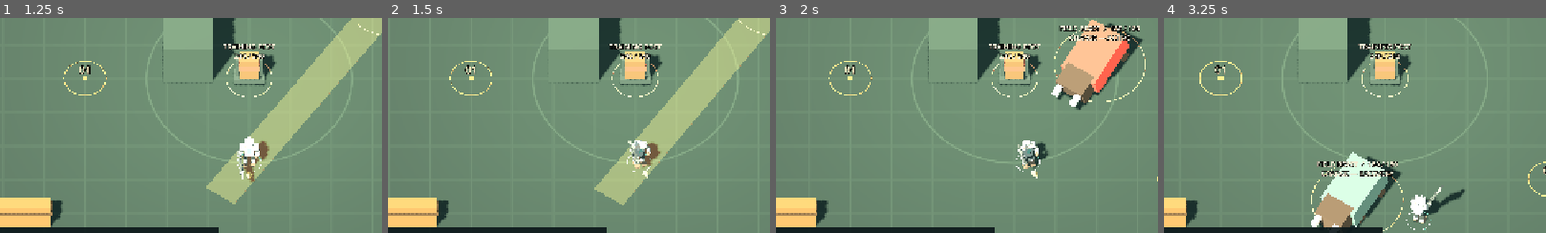
Above: before the commit, frames 1-4 (left to right).
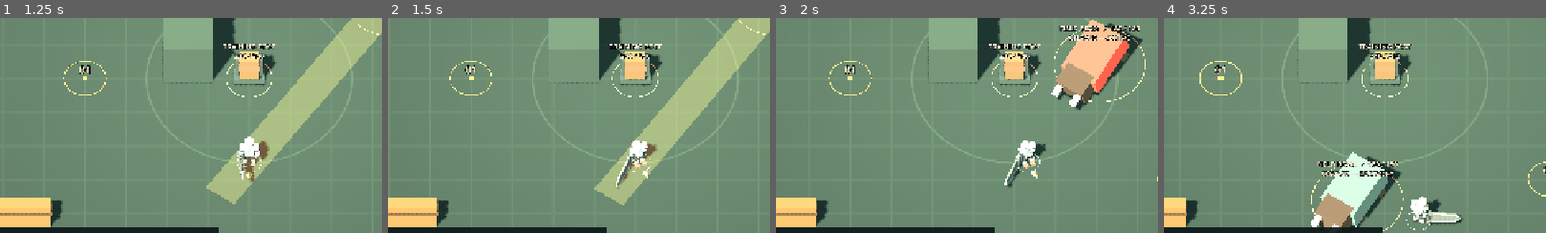
Above: after the commit, the same moments.

Repository: HULIANGA/mhhh
Game: Godot game, scene res://scenes/main.tscn
Same seed, same stepped clock (60 frames per second), same inputs: the game is played once before the commit and once after it.
Inputs (mouse positions are % of the whole screen's width and height, from its top left):
- Up to frame 1 (1.25 s): click "Begin blade study" at 0.5 s
- Up to frame 2 (1.5 s): move the mouse to (72, 45) at 1.27 s; press the mouse at (72, 45) at 1.28 s; hold D (move_right) from 1.28 s (still down)
- Up to frame 3 (2 s): keep holding D (move_right); right-click (72, 45) at 1.55 s
- Up to frame 4 (3.25 s): move the mouse to (30, 55) at 2.02 s; release D (move_right) at 2.03 s; release the mouse at (30, 55) at 2.03 s; hold S (move_down) 2.03-2.78 s; right-click (30, 55) at 2.1 s; tap Space (dodge) at 2.3, 2.85 s; move the mouse to (60, 28) at 2.77 s; press the mouse at (60, 28) at 2.78 s; hold D (move_right) from 2.78 s (still down)
The pictures show only the part of the screen within x 17-67%, y 20-70%; the shares and areas given below are measured in that part.

Frame 1 is identical in both runs. In frame 2, 0.8% of the frame differs, in the area x 59-72%, y 56-80%; in frame 3, 0.8%; in frame 4, 0.9%, in the area x 64-79%, y 78-97%.

Commit message:
fix: finalize M4.4 charge animation

Diff:
--- a/scripts/hunter_presentation.gd
+++ b/scripts/hunter_presentation.gd
@@ -70,6 +70,7 @@
 	charge_release_start: float,
 	charge_tier: int,
 	action_data: CombatActionData,
+	charge_ready_time: float,
 	full_charge_time: float,
 	charge_cancel_duration: float,
 	dodge_duration: float
@@ -89,7 +90,7 @@
 	elif state == &"dodging":
 		pass
 	if hit_feedback_time <= 0.0:
-		_animate_model_action(state, elapsed, charge_elapsed, charge_tier, action_data, full_charge_time, charge_cancel_duration, dodge_duration)
+		_animate_model_action(state, elapsed, charge_elapsed, charge_tier, action_data, charge_ready_time, full_charge_time, charge_cancel_duration, dodge_duration)
 
 func start_hit_feedback(hunter_position: Vector3, hit_position: Vector3) -> void:
 	hit_feedback_time = HIT_FEEDBACK_DURATION
@@ -264,6 +265,7 @@
 	charge_elapsed: float,
 	charge_tier: int,
 	action_data: CombatActionData,
+	charge_ready_time: float,
 	full_charge_time: float,
 	charge_cancel_duration: float,
 	dodge_duration: float
@@ -274,7 +276,7 @@
 		if charge_tier >= 1:
 			_play_loop(&"charge_hold", 1.0)
 		else:
-			_sample_animation(&"charge_enter", charge_elapsed / maxf(full_charge_time * 0.5, 0.001))
+			_sample_animation(&"charge_enter", charge_elapsed / maxf(charge_ready_time, 0.001))
 	elif state == &"charge_cancel":
 		_sample_animation(&"charge_cancel", elapsed / maxf(charge_cancel_duration, 0.001))
 	elif state == &"light_attack" and action_data:
--- a/scripts/player.gd
+++ b/scripts/player.gd
@@ -442,6 +442,7 @@
 		_charge_release_start_elapsed,
 		charge_tier,
 		_action_data,
+		CHARGE_ACTIONS[0].charge_threshold,
 		CHARGE_ACTIONS[1].charge_threshold,
 		CHARGE_CANCEL_DURATION,
 		DODGE_ACTION.duration()
--- a/tests/hunter_asset_test.gd
+++ b/tests/hunter_asset_test.gd
@@ -46,16 +46,31 @@
 				player.seek(animation.length * fraction, true)
 				_expect(hunter.transform.is_equal_approx(model_transform), animation_name + " keeps the imported model root in place")
 		player.stop()
-		if skeleton and player.has_animation("light_attack"):
+		if skeleton and player.has_animation("charge_enter"):
 			var weapon_bone := skeleton.find_bone("WeaponSocket")
-			var attack := player.get_animation("light_attack")
-			player.play("light_attack")
+			var head_bone := skeleton.find_bone("Head")
+			var charge := player.get_animation("charge_enter")
+			player.play("charge_enter")
 			player.seek(0.0, true)
 			var ready_grip := skeleton.get_bone_global_pose(weapon_bone).origin
-			player.seek(attack.length * 7.0 / 24.0, true)
+			var ready_head := skeleton.get_bone_global_pose(head_bone).origin
+			player.seek(charge.length * 0.5, true)
+			var lifting_grip := skeleton.get_bone_global_pose(weapon_bone).origin
+			player.seek(charge.length, true)
 			var raised_grip := skeleton.get_bone_global_pose(weapon_bone).origin
-			_expect(raised_grip.y > ready_grip.y + 0.2, "Light attack raises the weapon hand during windup")
-			_expect(raised_grip.z < ready_grip.z - 0.1, "Light attack raises the weapon in front instead of behind the hunter")
+			var charged_head := skeleton.get_bone_global_pose(head_bone).origin
+			_expect(raised_grip.y > ready_grip.y + 0.2, "Charge entry raises the weapon hand")
+			_expect(lifting_grip.z < ready_grip.z - 0.1, "Charge entry moves the weapon forward while lifting it")
+			_expect(raised_grip.z < ready_grip.z + 0.05, "Charged weapon remains overhead instead of moving behind the hunter")
+			_expect(charged_head.z > ready_head.z + 0.15, "Charge entry gradually leans the upper body backward")
+			if player.has_animation("charge_release_1"):
+				var release := player.get_animation("charge_release_1")
+				player.play("charge_release_1")
+				player.seek(release.length * 11.0 / 24.0, true)
+				var strike_head := skeleton.get_bone_global_pose(head_bone).origin
+				var strike_grip := skeleton.get_bone_global_pose(weapon_bone).origin
+				_expect(strike_head.z < charged_head.z - 0.4, "Charge release quickly leans the upper body forward")
+				_expect(strike_grip.y < raised_grip.y - 0.5, "Charge release quickly chops the weapon downward")
 			player.stop()
 	var triangles := _triangle_count(hunter)
 	_expect(triangles > 0 and triangles <= 15000, "Hunter stays within the 15,000 triangle budget")
--- a/tests/presentation_test.gd
+++ b/tests/presentation_test.gd
@@ -37,15 +37,22 @@
 	_expect(monster_presentation.model_scale > 1.0, "Monster presentation owns its larger visual scale")
 	hunter_presentation.animate_walk(0.016, hunter.move_speed, hunter.move_speed)
 	_expect(hunter_presentation.current_animation == &"run", "Movement speed selects the authored run loop")
-	hunter_presentation.animate_action(&"light_attack", &"active", 0.25, 0.0, 0.0, 0, Hunter.LIGHT_ACTION, Hunter.CHARGE_ACTIONS[1].charge_threshold, Hunter.CHARGE_CANCEL_DURATION, Hunter.DODGE_ACTION.duration())
+	hunter_presentation.animate_action(&"light_attack", &"active", 0.25, 0.0, 0.0, 0, Hunter.LIGHT_ACTION, Hunter.CHARGE_ACTIONS[0].charge_threshold, Hunter.CHARGE_ACTIONS[1].charge_threshold, Hunter.CHARGE_CANCEL_DURATION, Hunter.DODGE_ACTION.duration())
 	_expect(hunter_presentation.current_animation == &"light_attack", "Light attack logic samples the matching authored action")
-	hunter_presentation.animate_action(&"charging", &"windup", 0.0, 0.15, 0.0, 0, null, Hunter.CHARGE_ACTIONS[1].charge_threshold, Hunter.CHARGE_CANCEL_DURATION, Hunter.DODGE_ACTION.duration())
+	hunter_presentation.animate_action(&"charging", &"windup", 0.0, 0.15, 0.0, 0, null, Hunter.CHARGE_ACTIONS[0].charge_threshold, Hunter.CHARGE_ACTIONS[1].charge_threshold, Hunter.CHARGE_CANCEL_DURATION, Hunter.DODGE_ACTION.duration())
 	_expect(hunter_presentation.current_animation == &"charge_enter", "Early charge samples the authored entry action")
-	hunter_presentation.animate_action(&"charging", &"windup", 0.0, Hunter.CHARGE_ACTIONS[0].charge_threshold, 0.0, 1, null, Hunter.CHARGE_ACTIONS[1].charge_threshold, Hunter.CHARGE_CANCEL_DURATION, Hunter.DODGE_ACTION.duration())
+	var threshold := Hunter.CHARGE_ACTIONS[0].charge_threshold
+	hunter_presentation.animate_action(&"charging", &"windup", 0.0, threshold - 0.001, 0.0, 0, null, threshold, Hunter.CHARGE_ACTIONS[1].charge_threshold, Hunter.CHARGE_CANCEL_DURATION, Hunter.DODGE_ACTION.duration())
+	var blade_before_threshold := (hunter_presentation.blade_tip.global_position - hunter_presentation.blade_base.global_position).normalized()
+	var tip_before_threshold := hunter_presentation.blade_tip.global_position
+	hunter_presentation.animate_action(&"charging", &"windup", 0.0, threshold, 0.0, 1, null, threshold, Hunter.CHARGE_ACTIONS[1].charge_threshold, Hunter.CHARGE_CANCEL_DURATION, Hunter.DODGE_ACTION.duration())
 	_expect(hunter_presentation.current_animation == &"charge_hold", "Charge tier I selects the authored hold action")
-	hunter_presentation.animate_action(&"charge_release", &"active", 0.2, 0.0, Hunter.CHARGE_ACTIONS[1].charge_threshold, 2, Hunter.CHARGE_ACTIONS[1], Hunter.CHARGE_ACTIONS[1].charge_threshold, Hunter.CHARGE_CANCEL_DURATION, Hunter.DODGE_ACTION.duration())
+	var blade_at_threshold := (hunter_presentation.blade_tip.global_position - hunter_presentation.blade_base.global_position).normalized()
+	var tip_at_threshold := hunter_presentation.blade_tip.global_position
+	_expect(blade_before_threshold.angle_to(blade_at_threshold) < 0.08 and tip_before_threshold.distance_to(tip_at_threshold) < 0.08, "Charge entry transitions to its hold pose without teleporting the sword")
+	hunter_presentation.animate_action(&"charge_release", &"active", 0.2, 0.0, Hunter.CHARGE_ACTIONS[1].charge_threshold, 2, Hunter.CHARGE_ACTIONS[1], threshold, Hunter.CHARGE_ACTIONS[1].charge_threshold, Hunter.CHARGE_CANCEL_DURATION, Hunter.DODGE_ACTION.duration())
 	_expect(hunter_presentation.current_animation == &"charge_release_2", "Full charge selects the tier-II release action")
-	hunter_presentation.animate_action(&"dodging", &"invulnerable", 0.1, 0.0, 0.0, 0, Hunter.DODGE_ACTION, Hunter.CHARGE_ACTIONS[1].charge_threshold, Hunter.CHARGE_CANCEL_DURATION, Hunter.DODGE_ACTION.duration())
+	hunter_presentation.animate_action(&"dodging", &"invulnerable", 0.1, 0.0, 0.0, 0, Hunter.DODGE_ACTION, threshold, Hunter.CHARGE_ACTIONS[1].charge_threshold, Hunter.CHARGE_CANCEL_DURATION, Hunter.DODGE_ACTION.duration())
 	_expect(hunter_presentation.current_animation == &"dodge", "Dodge logic samples the authored in-place roll")
 	hunter_presentation.start_hit_feedback(Vector3.ZERO, Vector3.FORWARD)
 	hunter_presentation.update_hit_feedback(0.05, false)
Binary file changed: assets/models/hunter.glb
Not shown, changed: art/blender/build_hunter.py
Not shown, changed: art/blender/hunter.blend
Not shown, changed: docs/M4_ACCEPTANCE.md
